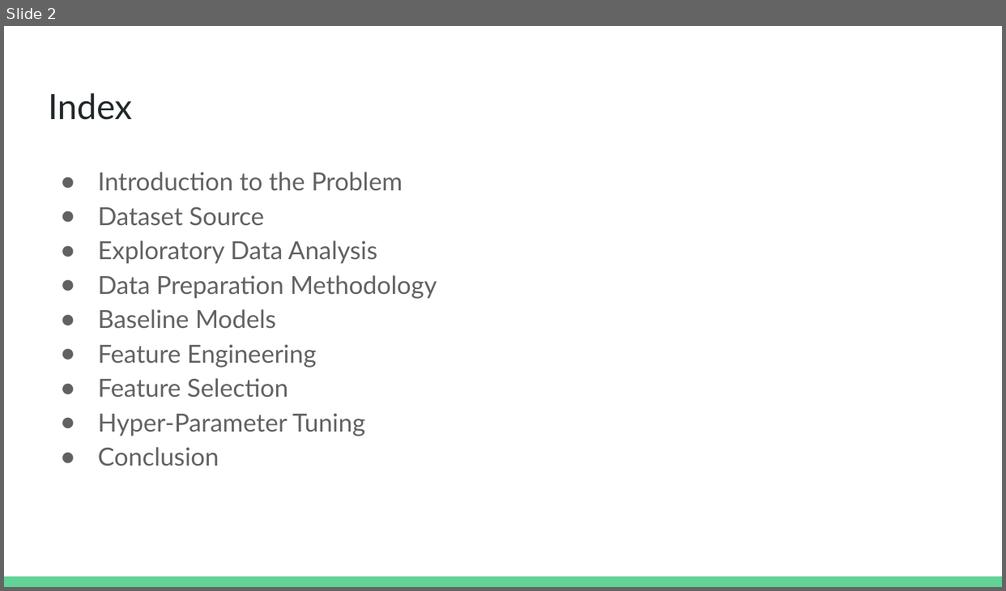
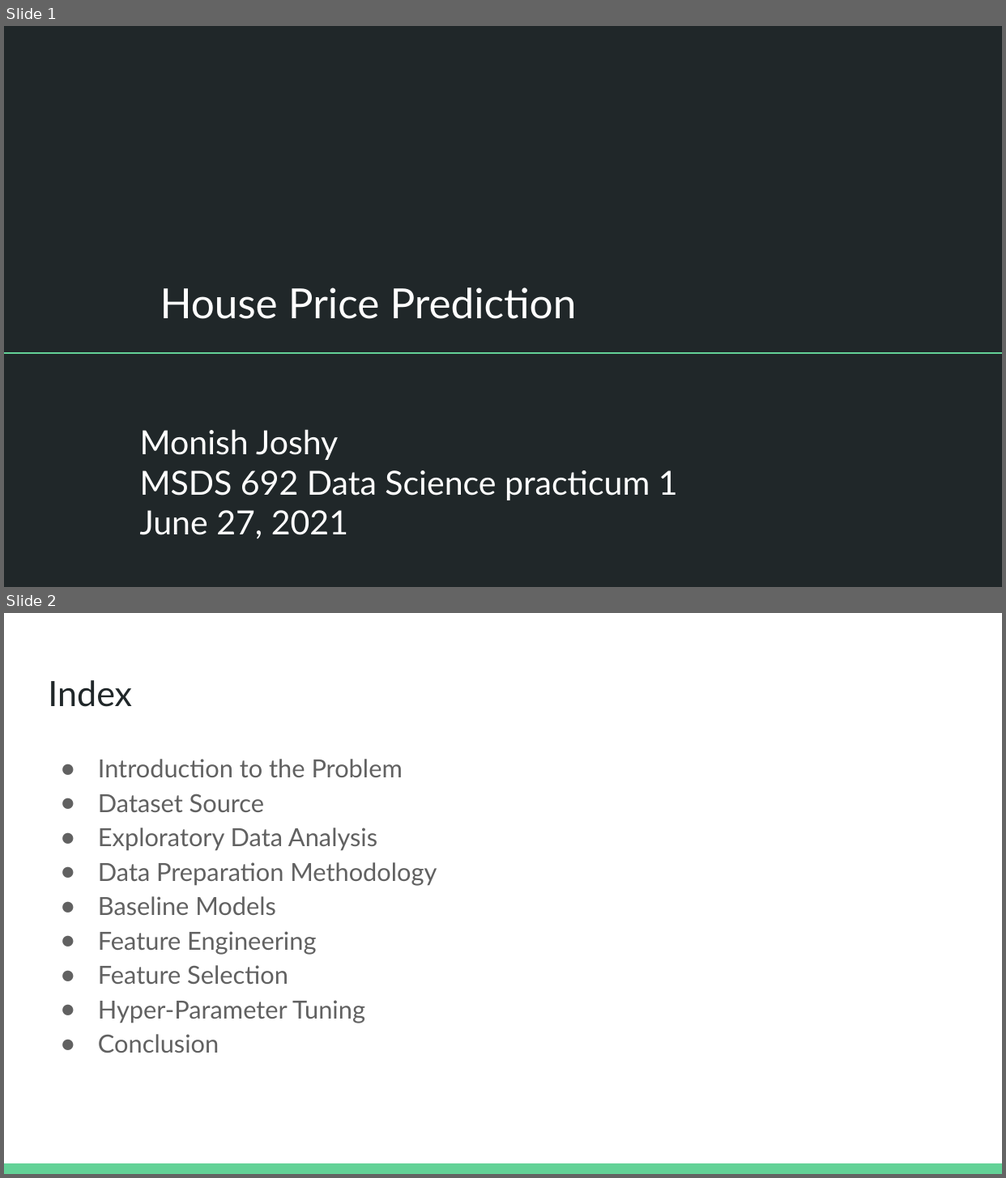
Before and after one commit to monishvarghesejoshy/Data-Science-Practicum-Project-House-Price-Prediction, a slide deck: HousingPrediction.pptx. Shown one above the other, each under a label of ours: slide 2 before the commit, slides 1 and 2 after it. The pictures are 1006x591 and 1006x1178 pixels, drawn with LibreOffice and Linux fonts; fonts in the diff are those of the drawing; background and template pictures are left out. Boxes give left, top, right and bottom in pixels: in the first picture for what was removed or moved away, otherwise in the second. Text is boxed around its words. In the diff, an @@ line names an element or a change of style, - is before the commit and + after.

```diff
--- a/HousingPrediction.pptx
+++ b/HousingPrediction.pptx
@@ slide 1 added at [4, 26, 1002, 587], background picture (left out) @@
@@ title added at [160, 288, 577, 319], 30 pt, text #FFFFFF @@
+House Price Prediction
@@ line added from (4, 353) to (1002, 353), #63D297 1.5 pt @@
@@ subtitle added at [140, 429, 678, 539], 24 pt, text #FFFFFF @@
+Monish Joshy
+MSDS 692 Data Science practicum 1
+June 27, 2021
```
Also in this commit, not shown: 1 slide removed.
